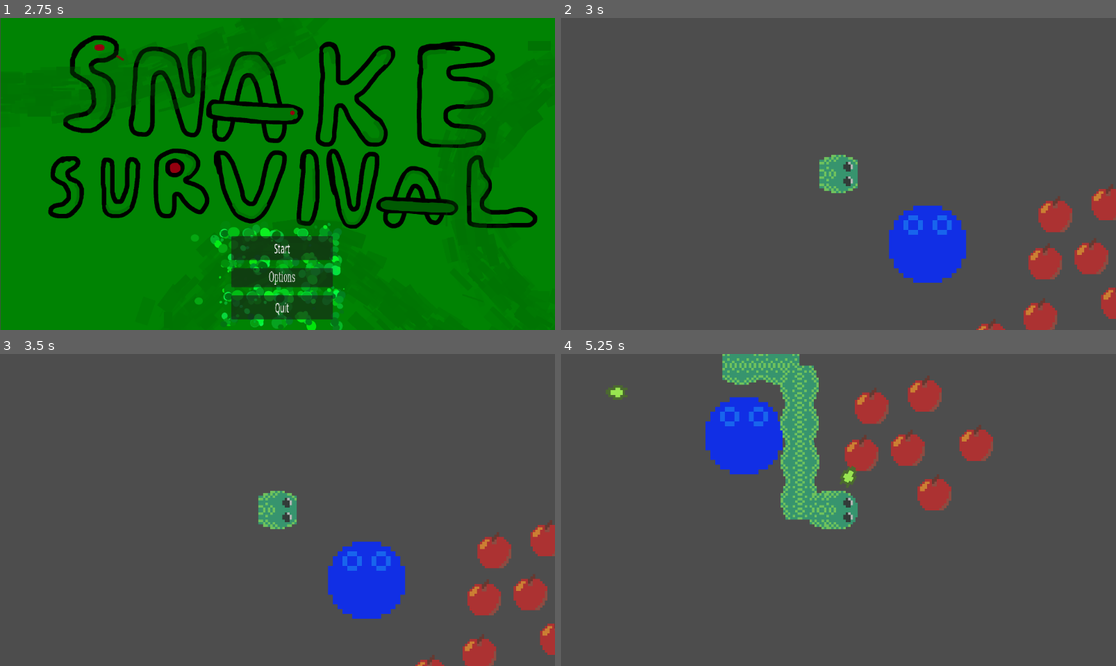
Above: before the commit, frames 1-4 (two rows, left to right).
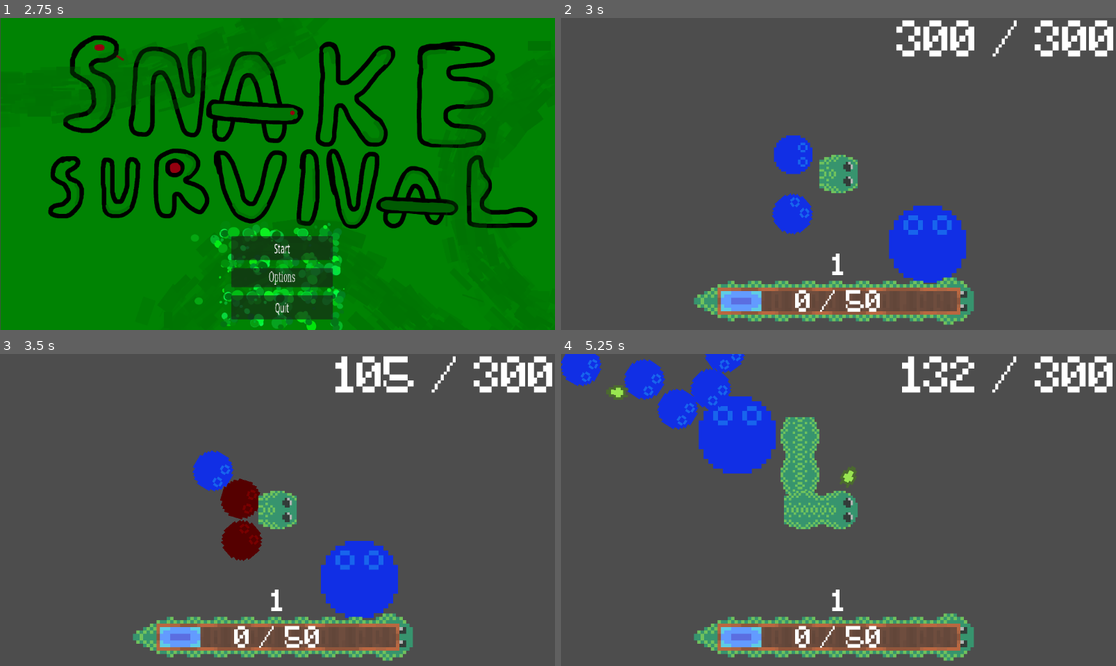
Above: after the commit, the same moments.

Repository: EdWinMaster0/ProjectSnake
Game: Godot game, scene res://scenes/Menu.tscn
Same seed, same stepped clock (60 frames per second), same inputs: the game is played once before the commit and once after it.
Inputs (mouse positions are in pixels of both pictures, inside the frame that each line leads up to):
- Up to frame 1 (2.75 s): click "Options" at 0.5 s; click "Volume" at 1.25 s; click "Back" at 2 s
- Up to frame 2 (3 s): click "Start" at 2.75 s
- Up to frame 3 (3.5 s): no input
- Up to frame 4 (5.25 s): move the mouse to (960, 494) at 3.52 s; hold D (Right) 3.53-4.28 s; tap Space (Action) at 3.6, 4.35, 5.1 s; move the mouse to (727, 525) at 4.27 s; hold S (Down) 4.28-5.03 s; move the mouse to (894, 441) at 5.02 s; hold D (Right) from 5.03 s (still down)

Frame 1 is identical in both runs. In frame 2, 11% of the frame differs, in the area x 23-100%, y 0-100%; in frame 3, 13%; in frame 4, 17%, in the area x 0-100%, y 0-99%.

Commit message:
Add files via upload
added some things

Diff:
--- a/snake-survivors/global_variables.gd
+++ b/snake-survivors/global_variables.gd
@@ -1,9 +1,12 @@
 extends Node
 
 @export var health = 300
+@export var max_health = 300
 @export var exp = 0
 @export var level = 1
 @export var exp_cap = 50
+@export var defense = 1
+@export var hps_regen = 20 #how much health every 60 frames
 
 # Called when the node enters the scene tree for the first time.
 func _ready() -> void:
--- a/snake-survivors/player_movement.gd
+++ b/snake-survivors/player_movement.gd
@@ -40,7 +40,6 @@
 		var proj = projectile_scene.instantiate()
 		call_deferred("add_sibling", proj)
 		proj.position = position + dir_history[dir_history.size() - 1] * 30
-		GlobalVariables.level +=1
 
 	if position != position_history.back():
 		position_history.append(position)
--- a/snake-survivors/project.godot
+++ b/snake-survivors/project.godot
@@ -55,6 +55,12 @@
 ]
 }
 
+[layer_names]
+
+2d_physics/layer_1="player"
+2d_physics/layer_2="bullet"
+2d_physics/layer_3="enemy"
+
 [rendering]
 
 textures/canvas_textures/default_texture_filter=0
--- /dev/null
+++ b/snake-survivors/scenes/Death.tscn
@@ -0,0 +1,81 @@
+[gd_scene load_steps=6 format=3 uid="uid://d3kjty8dvxj44"]
+
+[ext_resource type="Texture2D" uid="uid://drpxmxf1o16uy" path="res://assets/Snake Survival.png" id="1_c4d0f"]
+[ext_resource type="Texture2D" uid="uid://dy1ssnj0pn7tm" path="res://assets/Sprite-0002.png" id="3_r8o6a"]
+
+[sub_resource type="StyleBoxTexture" id="StyleBoxTexture_0ucga"]
+
+[sub_resource type="FontFile" id="FontFile_fbysl"]
+cache/0/16/0/ascent = 0.0
+cache/0/16/0/descent = 0.0
+cache/0/16/0/underline_position = 0.0
+cache/0/16/0/underline_thickness = 0.0
+cache/0/16/0/scale = 1.0
+cache/0/26/0/ascent = 0.0
+cache/0/26/0/descent = 0.0
+cache/0/26/0/underline_position = 0.0
+cache/0/26/0/underline_thickness = 0.0
+cache/0/26/0/scale = 1.0
+
+[sub_resource type="StyleBoxFlat" id="StyleBoxFlat_lgkci"]
+
+[node name="Death" type="Control"]
+layout_mode = 3
+anchors_preset = 15
+anchor_right = 1.0
+anchor_bottom = 1.0
+grow_horizontal = 2
+grow_vertical = 2
+
+[node name="Háttér" type="Sprite2D" parent="."]
+position = Vector2(576, 325)
+texture = ExtResource("1_c4d0f")
+
+[node name="Gombok" type="MarginContainer" parent="."]
+offset_left = 479.0
+offset_top = 454.0
+offset_right = 872.0
+offset_bottom = 687.0
+scale = Vector2(0.536924, 1.12998)
+
+[node name="Gombok" type="VBoxContainer" parent="Gombok"]
+layout_mode = 2
+
+[node name="Start" type="Button" parent="Gombok/Gombok"]
+layout_mode = 2
+theme_override_constants/outline_size = 0
+theme_override_font_sizes/font_size = 26
+text = "u ded"
+
+[node name="HSeparator" type="HSeparator" parent="Gombok/Gombok"]
+layout_mode = 2
+theme_override_constants/separation = 7
+theme_override_styles/separator = SubResource("StyleBoxTexture_0ucga")
+
+[node name="Options" type="Button" parent="Gombok/Gombok"]
+layout_mode = 2
+theme_override_fonts/font = SubResource("FontFile_fbysl")
+theme_override_font_sizes/font_size = 26
+text = "Options"
+
+[node name="HSeparator2" type="HSeparator" parent="Gombok/Gombok/Options"]
+layout_mode = 2
+offset_top = 48.0
+offset_right = 393.0
+offset_bottom = 55.0
+theme_override_constants/separation = 7
+theme_override_styles/separator = SubResource("StyleBoxFlat_lgkci")
+
+[node name="Quit" type="Button" parent="Gombok/Gombok"]
+layout_mode = 2
+theme_override_font_sizes/font_size = 26
+text = "Quit"
+
+[node name="Sprite-0002" type="Sprite2D" parent="Gombok/Gombok"]
+position = Vector2(225.358, -100.887)
+scale = Vector2(71.2391, 2.76554)
+texture = ExtResource("3_r8o6a")
+
+[connection signal="pressed" from="Gombok/Gombok/Start" to="Gombok/Gombok/Start" method="_on_pressed"]
+[connection signal="pressed" from="Gombok/Gombok/Options" to="Gombok/Gombok/Start" method="_on_options_pressed"]
+[connection signal="pressed" from="Gombok/Gombok/Quit" to="Gombok/Gombok/Start" method="_on_quit_pressed"]
--- a/snake-survivors/scenes/Enemy.tscn
+++ b/snake-survivors/scenes/Enemy.tscn
@@ -1,11 +1,18 @@
-[gd_scene load_steps=3 format=3 uid="uid://buo1luci0ugne"]
+[gd_scene load_steps=5 format=3 uid="uid://buo1luci0ugne"]
 
 [ext_resource type="Texture2D" uid="uid://5epcyefp6kfd" path="res://assets/Sprite-0001.png" id="1_8qms3"]
+[ext_resource type="Script" path="res://scenes/enemy.gd" id="1_swfbk"]
 
 [sub_resource type="CircleShape2D" id="CircleShape2D_ikmoj"]
 radius = 40.05
 
+[sub_resource type="CircleShape2D" id="CircleShape2D_fgxm1"]
+radius = 57.0789
+
 [node name="Enemy" type="CharacterBody2D"]
+collision_layer = 5
+collision_mask = 4
+script = ExtResource("1_swfbk")
 
 [node name="Sprite2D" type="Sprite2D" parent="."]
 rotation = 1.5708
@@ -17,3 +24,16 @@
 
 [node name="CollisionShape2D" type="CollisionShape2D" parent="."]
 shape = SubResource("CircleShape2D_ikmoj")
+
+[node name="Hurtbox" type="Area2D" parent="."]
+collision_layer = 4
+collision_mask = 3
+
+[node name="CollisionShape2D" type="CollisionShape2D" parent="Hurtbox"]
+shape = SubResource("CircleShape2D_fgxm1")
+
+[node name="Timer" type="Timer" parent="Hurtbox"]
+
+[connection signal="body_entered" from="Hurtbox" to="." method="_on_hurtbox_body_entered"]
+[connection signal="body_exited" from="Hurtbox" to="." method="_on_hurtbox_body_exited"]
+[connection signal="timeout" from="Hurtbox/Timer" to="." method="_on_timer_timeout"]
--- a/snake-survivors/scenes/Map1.tscn
+++ b/snake-survivors/scenes/Map1.tscn
@@ -1,15 +1,17 @@
-[gd_scene load_steps=11 format=3 uid="uid://dtcq8mxjfvyid"]
+[gd_scene load_steps=15 format=3 uid="uid://dtcq8mxjfvyid"]
 
 [ext_resource type="Script" path="res://scenes/main_map_1.gd" id="1_2tae0"]
 [ext_resource type="Script" path="res://player_movement.gd" id="1_rhkjq"]
 [ext_resource type="Texture2D" uid="uid://5epcyefp6kfd" path="res://assets/Sprite-0001.png" id="2_bejli"]
 [ext_resource type="Script" path="res://movespritetopositionyouwanttosee_script.gd" id="3_amgmp"]
-[ext_resource type="PackedScene" uid="uid://bibel2bcyq8qj" path="res://scenes/Exp.tscn" id="5_3es2m"]
 [ext_resource type="Texture2D" uid="uid://bumg80kq5yst" path="res://assets/Sprite-0003.png" id="6_4e3i7"]
 [ext_resource type="Texture2D" uid="uid://dy1ssnj0pn7tm" path="res://assets/Sprite-0002.png" id="7_8g0k3"]
+[ext_resource type="Script" path="res://scenes/progress.gd" id="8_2gyd6"]
+[ext_resource type="Script" path="res://scenes/ui_hp.gd" id="9_7rcld"]
+[ext_resource type="FontFile" uid="uid://ndx3qbx36s7p" path="res://assets/Minecraft.ttf" id="9_uaps2"]
 
 [sub_resource type="CircleShape2D" id="CircleShape2D_67wbe"]
-radius = 34.0
+radius = 41.3038
 
 [sub_resource type="CircleShape2D" id="CircleShape2D_yjjee"]
 radius = 34.0
@@ -17,11 +19,20 @@
 [sub_resource type="CircleShape2D" id="CircleShape2D_hpr6u"]
 radius = 82.2982
 
+[sub_resource type="LabelSettings" id="LabelSettings_6quj2"]
+font = ExtResource("9_uaps2")
+font_size = 60
+
+[sub_resource type="LabelSettings" id="LabelSettings_7swuf"]
+font = ExtResource("9_uaps2")
+font_size = 100
+
 [node name="Map1" type="Node2D"]
 script = ExtResource("1_2tae0")
 
 [node name="Player" type="CharacterBody2D" parent="."]
 position = Vector2(75, 0)
+collision_layer = 13
 script = ExtResource("1_rhkjq")
 
 [node name="Sprite2D" type="Sprite2D" parent="Player"]
@@ -35,6 +46,8 @@
 [node name="Camera2D" type="Camera2D" parent="Player"]
 
 [node name="Area2D" type="Area2D" parent="Player"]
+collision_layer = 4
+collision_mask = 4
 
 [node name="CollisionShape2D" type="CollisionShape2D" parent="Player/Area2D"]
 shape = SubResource("CircleShape2D_67wbe")
@@ -46,6 +59,7 @@
 position = Vector2(31, 0)
 
 [node name="MoveToPos_Debug" type="Sprite2D" parent="."]
+visible = false
 position = Vector2(105, 0)
 texture = ExtResource("2_bejli")
 hframes = 4
@@ -66,6 +80,8 @@
 
 [node name="CharacterBody2D" type="CharacterBody2D" parent="."]
 position = Vector2(260, 146)
+collision_layer = 0
+collision_mask = 0
 
 [node name="CollisionShape2D" type="CollisionShape2D" parent="CharacterBody2D"]
 shape = SubResource("CircleShape2D_hpr6u")
@@ -77,43 +93,83 @@
 vframes = 20
 frame = 4
 
-[node name="Exp" parent="." instance=ExtResource("5_3es2m")]
-position = Vector2(504, 184)
-
-[node name="Exp2" parent="." instance=ExtResource("5_3es2m")]
-position = Vector2(391, 341)
-
-[node name="Exp3" parent="." instance=ExtResource("5_3es2m")]
-position = Vector2(635, 61)
-
-[node name="Exp4" parent="." instance=ExtResource("5_3es2m")]
-position = Vector2(655, 266)
-
-[node name="Exp5" parent="." instance=ExtResource("5_3es2m")]
-position = Vector2(600, 173)
-
-[node name="Exp6" parent="." instance=ExtResource("5_3es2m")]
-position = Vector2(494, 298)
-
-[node name="Exp7" parent="." instance=ExtResource("5_3es2m")]
-position = Vector2(525, 86)
-
-[node name="Exp8" parent="." instance=ExtResource("5_3es2m")]
-position = Vector2(742, 163)
-
 [node name="UI" type="CanvasLayer" parent="."]
 
-[node name="TextureProgressBar" type="TextureProgressBar" parent="UI"]
-visible = false
-texture_repeat = 2
-anchors_preset = 12
+[node name="ProgressBorder" type="NinePatchRect" parent="UI"]
+anchors_preset = 7
+anchor_left = 0.5
 anchor_top = 1.0
-anchor_right = 1.0
+anchor_right = 0.5
 anchor_bottom = 1.0
-offset_top = -89.0
+offset_left = -314.0
+offset_top = -116.0
+offset_right = -224.0
+offset_bottom = -99.9999
 grow_horizontal = 2
 grow_vertical = 0
-size_flags_vertical = 8
-nine_patch_stretch = true
-texture_under = ExtResource("6_4e3i7")
-texture_progress = ExtResource("7_8g0k3")
+scale = Vector2(7, 7)
+size_flags_horizontal = 4
+texture = ExtResource("6_4e3i7")
+region_rect = Rect2(0, 0, 48, 16)
+patch_margin_left = 16
+patch_margin_right = 16
+axis_stretch_horizontal = 1
+
+[node name="Progress" type="NinePatchRect" parent="UI/ProgressBorder"]
+layout_mode = 0
+offset_right = 90.0
+offset_bottom = 16.0
+size_flags_horizontal = 4
+texture = ExtResource("7_8g0k3")
+region_rect = Rect2(0, 0, 48, 16)
+patch_margin_left = 16
+patch_margin_right = 16
+axis_stretch_horizontal = 1
+script = ExtResource("8_2gyd6")
+
+[node name="Exp" type="Label" parent="UI"]
+anchors_preset = 7
+anchor_left = 0.5
+anchor_top = 1.0
+anchor_right = 0.5
+anchor_bottom = 1.0
+offset_left = -104.0
+offset_top = -106.0
+offset_right = 104.0
+grow_horizontal = 2
+grow_vertical = 0
+text = "asd"
+label_settings = SubResource("LabelSettings_6quj2")
+horizontal_alignment = 1
+vertical_alignment = 1
+
+[node name="Level" type="Label" parent="UI/Exp"]
+layout_mode = 1
+anchors_preset = 7
+anchor_left = 0.5
+anchor_top = 1.0
+anchor_right = 0.5
+anchor_bottom = 1.0
+offset_left = -104.0
+offset_top = -182.0
+offset_right = 104.0
+offset_bottom = -76.0
+grow_horizontal = 2
+grow_vertical = 0
+text = "asd"
+label_settings = SubResource("LabelSettings_6quj2")
+horizontal_alignment = 1
+vertical_alignment = 1
+
+[node name="Hp" type="Label" parent="UI"]
+anchors_preset = 1
+anchor_left = 1.0
+anchor_right = 1.0
+offset_left = -656.0
+offset_bottom = 111.0
+grow_horizontal = 0
+text = "asd"
+label_settings = SubResource("LabelSettings_7swuf")
+horizontal_alignment = 2
+vertical_alignment = 1
+script = ExtResource("9_7rcld")
--- /dev/null
+++ b/snake-survivors/scenes/enemy.gd
@@ -0,0 +1,50 @@
+extends CharacterBody2D
+
+@export var speed = 100
+var player_position
+var target_position
+var damage = 100
+var player
+var canhit = true
+var isin = false
+# Get a reference to the player. It's likely different in your project
+
+func _ready() -> void:
+	player = get_parent().get_node("Player")
+
+func _physics_process(delta):
+
+	# Set player_position to the position of the player node
+	player_position = player.position
+	# Calculate the target position
+	target_position = (player_position - position).normalized()
+
+	velocity = target_position * speed
+	# Check if the enemy is in a 3px range of the player, if not move to the target position
+	if position.distance_to(player_position) > 3:
+		move_and_slide()
+		look_at(player_position)
+
+
+func _on_timer_timeout() -> void:
+	canhit= true
+	$Sprite2D.modulate = Color(1, 1, 1)
+	if isin == true:
+		if canhit:
+			$Hurtbox/Timer.start()
+			canhit = false
+			GlobalVariables.health -= damage/GlobalVariables.defense
+			$Sprite2D.modulate = Color(5, 0, 0)
+
+
+func _on_hurtbox_body_entered(body: Node2D) -> void:
+	if body.name == "Player":
+		isin = true
+		if canhit:
+			$Hurtbox/Timer.start()
+			canhit = false
+			GlobalVariables.health -= damage/GlobalVariables.defense
+			$Sprite2D.modulate = Color(5, 0, 0)
+
+func _on_hurtbox_body_exited(body: Node2D) -> void:
+	isin = false
--- a/snake-survivors/scenes/main_map_1.gd
+++ b/snake-survivors/scenes/main_map_1.gd
@@ -1,8 +1,14 @@
 extends Node2D
 
-@export var spawn_rate = 10
+@export var enemy_spawn_rate = 1.0
+@export var max_enemy_count = 10
+@export var exp_spawn_rate = 10.0
+@export var max_exp_count = 3
+var enemies =[]
+var exps =[]
 var enemy_scene = preload("res://scenes/Enemy.tscn")
 var exp_scene = preload("res://scenes/Exp.tscn")
+var counter = 0
 
 # Called when the node enters the scene tree for the first time.
 func _ready() -> void:
@@ -11,4 +17,16 @@
 
 # Called every frame. 'delta' is the elapsed time since the previous frame.
 func _process(delta: float) -> void:
-	pass
+	if randf_range(0, 100) < enemy_spawn_rate and enemies.size() <= max_enemy_count:
+		var e = enemy_scene.instantiate()
+		enemies.append(e)
+		call_deferred("add_child", e)
+		e.position = Vector2(randf_range(-100, 100), randf_range(-100, 100))
+	if GlobalVariables.health <= 0:
+		get_tree().change_scene_to_file("res://scenes/Death.tscn")
+	elif  GlobalVariables.health < GlobalVariables.max_health:
+		if counter >= 60/GlobalVariables.hps_regen:
+			GlobalVariables.health += 1
+			counter = 0
+		else:
+			counter +=1
--- /dev/null
+++ b/snake-survivors/scenes/progress.gd
@@ -0,0 +1,14 @@
+extends NinePatchRect
+
+var exp_label
+
+# Called when the node enters the scene tree for the first time.
+func _ready() -> void:
+	exp_label = get_parent().get_parent().get_node("Exp")
+
+
+# Called every frame. 'delta' is the elapsed time since the previous frame.
+func _process(delta: float) -> void:
+	size = Vector2((90*(GlobalVariables.exp/GlobalVariables.exp_cap)), 16)
+	exp_label.text = str(GlobalVariables.exp, " / ", GlobalVariables.exp_cap)
+	exp_label.get_child(0).text = str(GlobalVariables.level)
--- /dev/null
+++ b/snake-survivors/scenes/ui_hp.gd
@@ -0,0 +1,5 @@
+extends Label
+
+# Called every frame. 'delta' is the elapsed time since the previous frame.
+func _process(delta: float) -> void:
+	text = str(GlobalVariables.health, " / ", GlobalVariables.max_health)
Binary file added: snake-survivors/assets/Minecraft.ttf
Not shown, added: snake-survivors/assets/Minecraft.ttf.import
